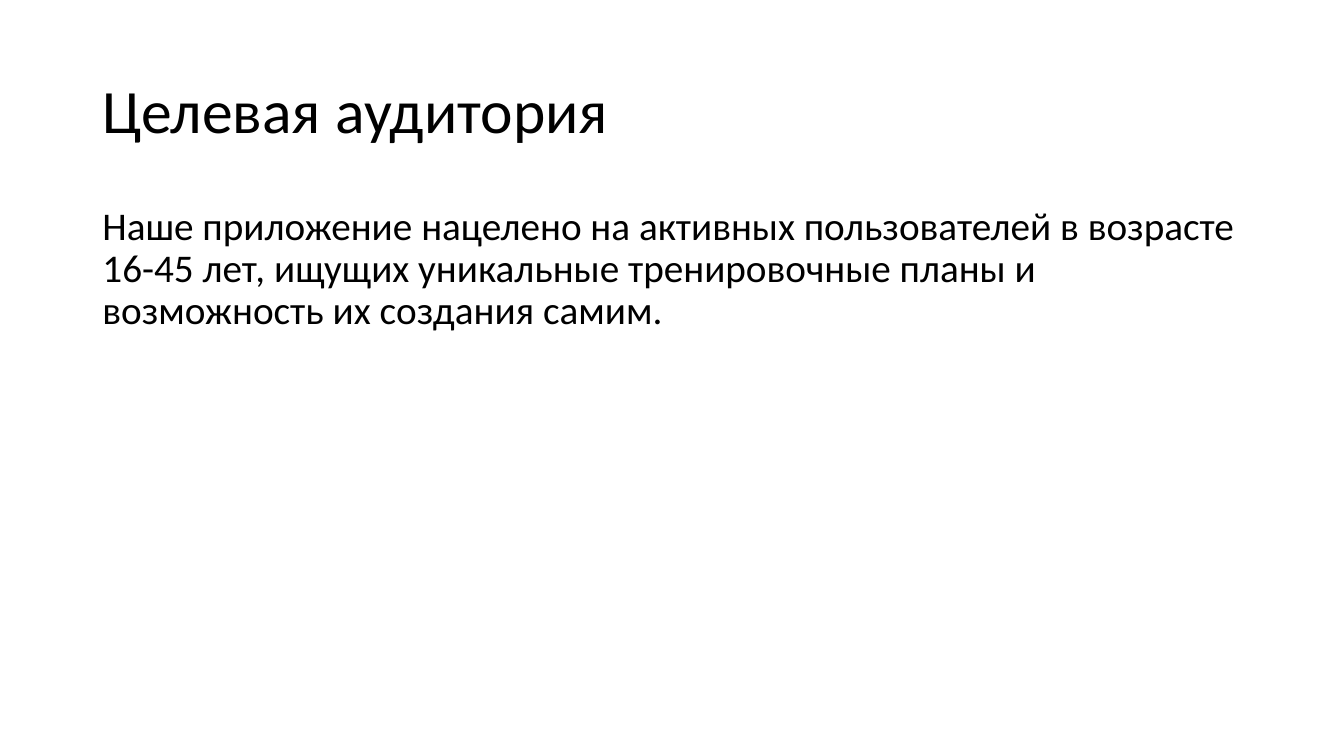
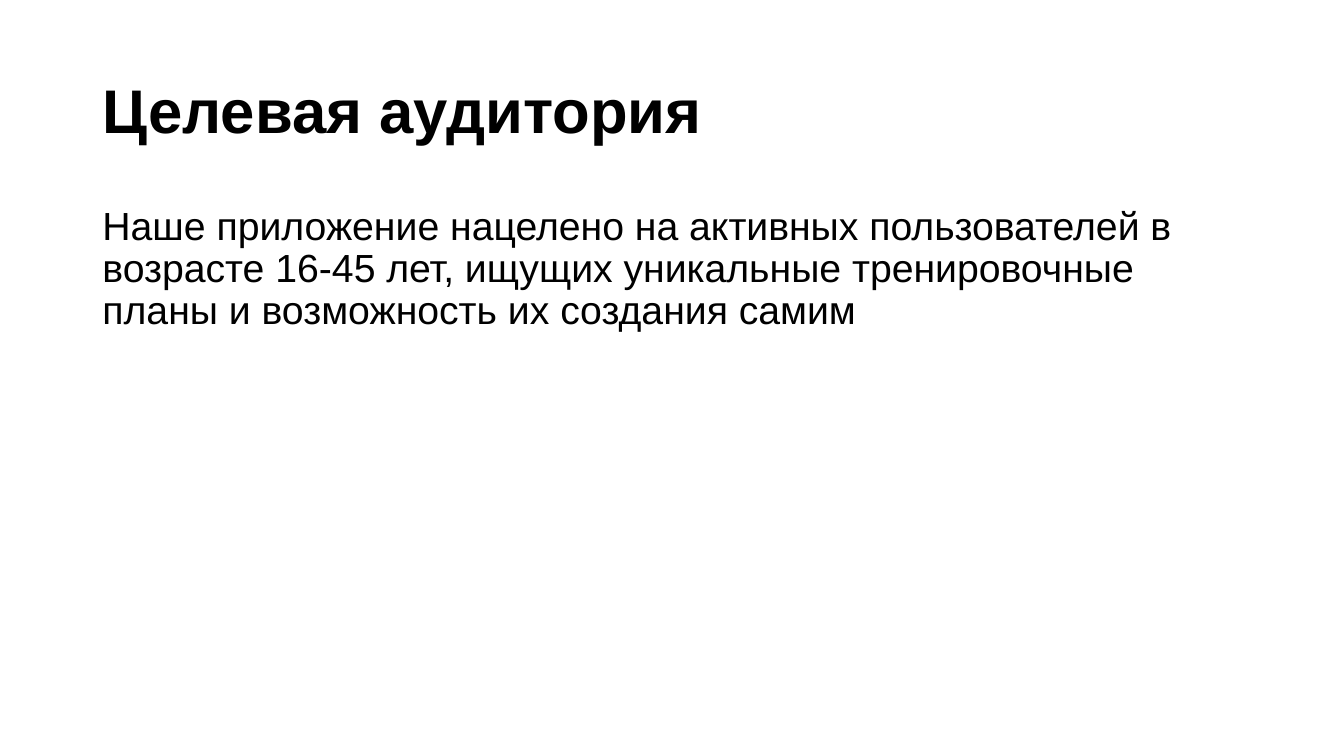
Before and after one commit to partickle/FitHub_Docs, a slide deck: slide 4 of Презентация технического задания.pptx (slide 3 before the commit). Drawn at 1344x756 pixels with LibreOffice and Linux fonts; fonts in the diff are those of the drawing. Boxes give left, top, right and bottom in pixels: in the first picture for what was removed or moved away, otherwise in the second. Text is boxed around its words. In the diff, an @@ line names an element or a change of style, - is before the commit and + after.

```diff
--- a/Презентация технического задания.pptx
+++ b/Презентация технического задания.pptx
@@ title "Целевая аудитория" at [102, 90, 701, 145]: font Calibri to Arial, bold on @@
@@ text at [102, 211, 1171, 332]: text changed; font Calibri to Arial @@
-Наше приложение нацелено на активных пользователей в возрасте 16-45 лет, ищущих уникальные тренировочные планы и возможность их создания самим.
+Наше приложение нацелено на активных пользователей в возрасте 16-45 лет, ищущих уникальные тренировочные планы и возможность их создания самим
```
Also in this commit, not shown: 2 other slides changed, 12 slides added, 3 slides removed.
